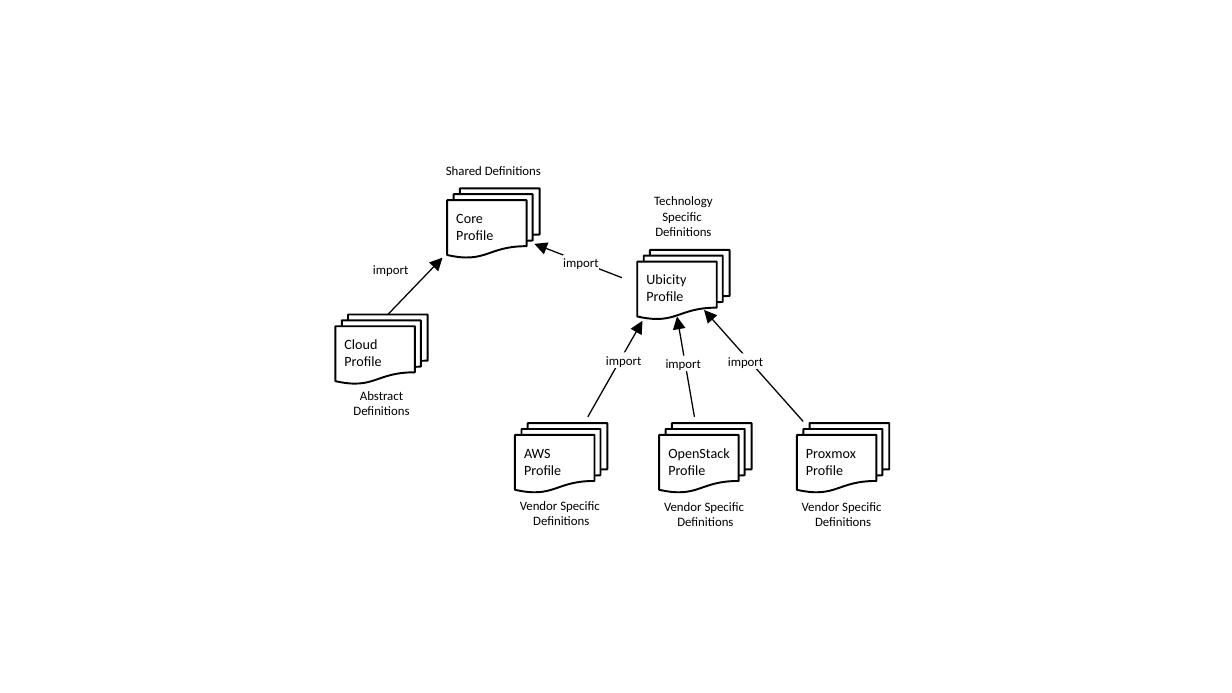
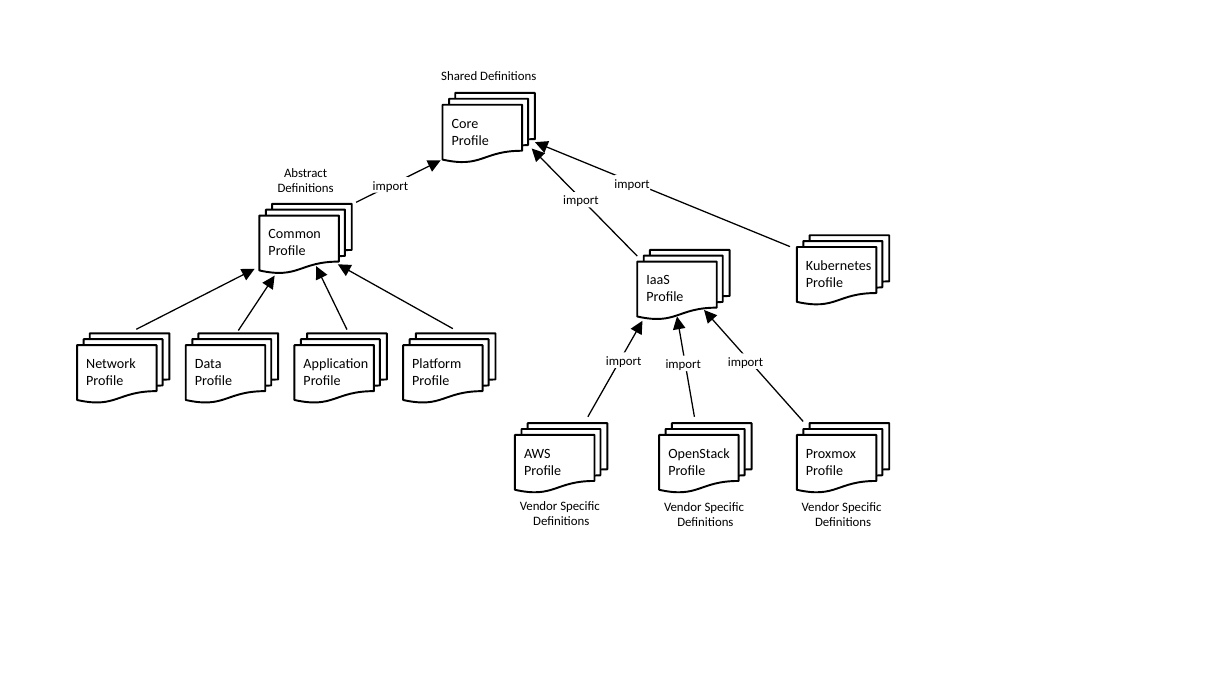
Before and after one commit to oasis-open/tosca-community-contributions, a slide deck: slide 15 of profiles/community/tosca/sources/figures.pptx (slide 16 before the commit). Drawn at 1232x693 pixels with LibreOffice and Linux fonts; fonts in the diff are those of the drawing. Boxes give left, top, right and bottom in pixels: in the first picture for what was removed or moved away, otherwise in the second. Text is boxed around its words. In the diff, an @@ line names an element or a change of style, - is before the commit and + after.

```diff
--- a/profiles/community/tosca/sources/figures.pptx
+++ b/profiles/community/tosca/sources/figures.pptx
@@ text "Shared Definitions": place and size @@
-text "Shared Definitions" at (446,166,541,175)
+text "Shared Definitions" at (441,71,536,80)
@@ flow chart multidocument "Core Profile": place and size @@
-flow chart multidocument "Core Profile" at (447,189,540,258)
+flow chart multidocument "Core Profile" at (443,93,535,163)
@@ arrow moved from (622, 278) - (534, 244) to (638, 256) - (531, 149) @@
@@ arrow added from (790, 247) to (535, 142), #000000 1 pt @@
@@ text "Abstract Definitions": place and size @@
-text "Abstract Definitions" at (353,391,409,415)
+text "Abstract Definitions" at (278,168,334,192)
@@ arrow moved from (388, 314) - (443, 258) to (356, 202) - (441, 161) @@
@@ rectangle "import": place and size @@
-rectangle "import" at (373,265,408,276)
+rectangle "import" at (372,177,409,193)
@@ rectangle added at (615,176,651,191), fill #FFFFFF, 10 pt, text #000000 @@
+import
@@ flow chart multidocument "Common Profile": place and size @@
-flow chart multidocument "Common Profile" at (335,314,428,384)
+flow chart multidocument "Common Profile" at (260,204,352,274)
@@ text "import": place and size @@
-text "import" at (563,258,598,269)
+text "import" at (563,195,598,209)
@@ text removed at (654,196,713,236) @@
-Technology Specific Definitions
@@ text in flow chart multidocument at (268,229,320,255): text changed @@
-Cloud Profile
+Common Profile
@@ flow chart multidocument added at (797,236,889,305), outline #000000 1.5 pt, 11 pt, text #000000 @@
+Kubernetes Profile
@@ arrow added from (137, 329) to (255, 269), #000000 1 pt @@
@@ arrow added from (348, 330) to (316, 266), #000000 1 pt @@
@@ arrow added from (453, 329) to (338, 264), #000000 1 pt @@
@@ arrow added from (238, 331) to (274, 275), #000000 1 pt @@
@@ text in flow chart multidocument at (646,275,683,301): text changed @@
-Ubicity Profile
+IaaS
+Profile
@@ flow chart multidocument added at (77,334,169,403), outline #000000 1.5 pt, 11 pt, text #000000 @@
+Network Profile
@@ flow chart multidocument added at (186,334,278,403), outline #000000 1.5 pt, 11 pt, text #000000 @@
+Data
+Profile
@@ flow chart multidocument added at (295,334,387,403), outline #000000 1.5 pt, 11 pt, text #000000 @@
+Application Profile
@@ flow chart multidocument added at (403,334,495,403), outline #000000 1.5 pt, 11 pt, text #000000 @@
+Platform
+Profile
```
Also in this commit, not shown: 1 slide removed.
